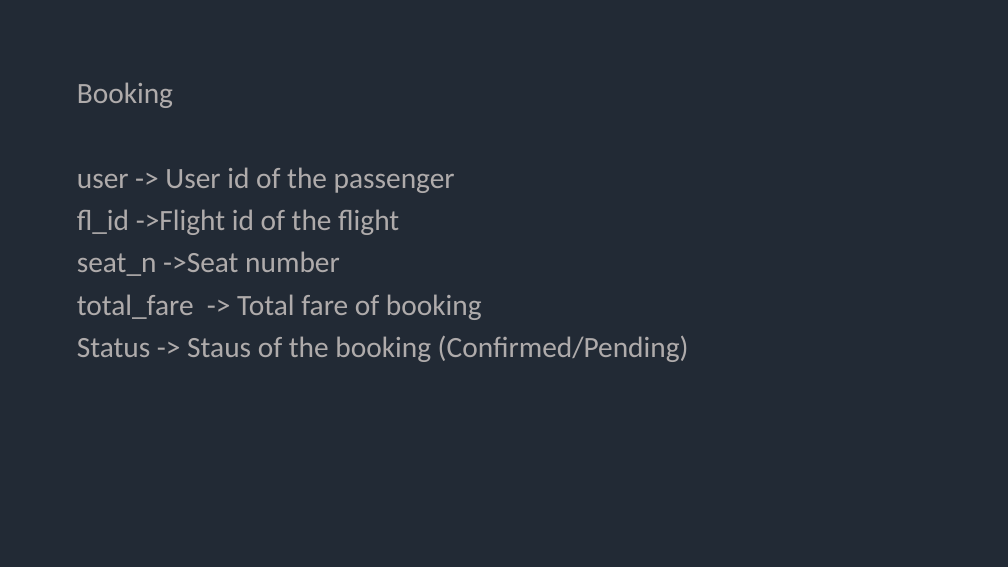
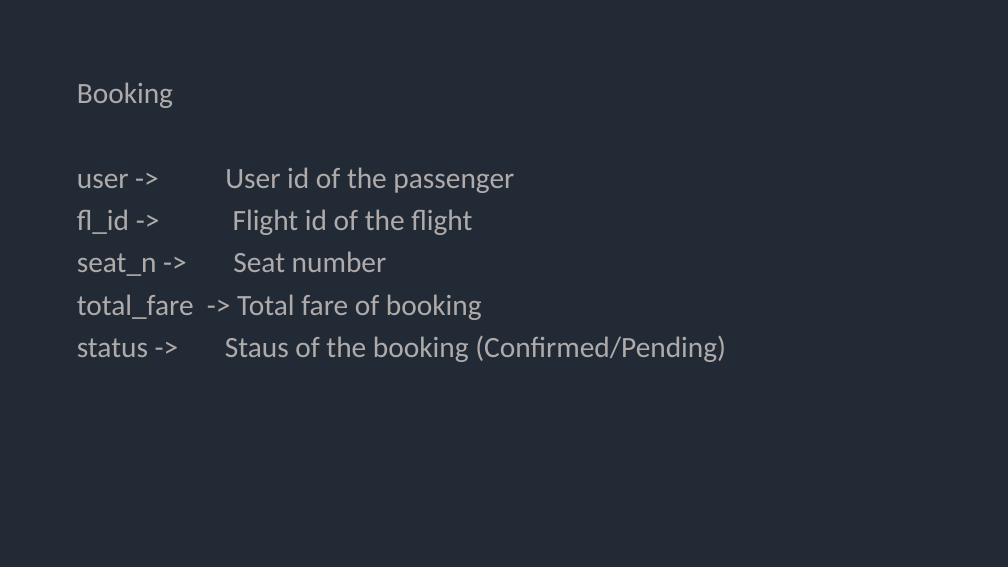
Before and after one commit to koderkushy/AirFlow-Django-Project-, a slide deck: slide 8 of AirFlow.pptx. Drawn at 1008x567 pixels with LibreOffice and Linux fonts; fonts in the diff are those of the drawing. Boxes give left, top, right and bottom in pixels: in the first picture for what was removed or moved away, otherwise in the second. Text is boxed around its words. In the diff, an @@ line names an element or a change of style, - is before the commit and + after.

```diff
--- a/AirFlow.pptx
+++ b/AirFlow.pptx
@@ text at box(77, 209, 472, 276): spaces changed @@
-fl_id ->Flight id of the flight
-seat_n ->Seat number
+fl_id -> Flight id of the flight
+seat_n -> Seat number
@@ text at box(77, 336, 726, 362): text changed @@
-Status -> Staus of the booking (Confirmed/Pending)
+status -> Staus of the booking (Confirmed/Pending)
```
Also in this commit, not shown: 6 other slides changed, 1 other file.
